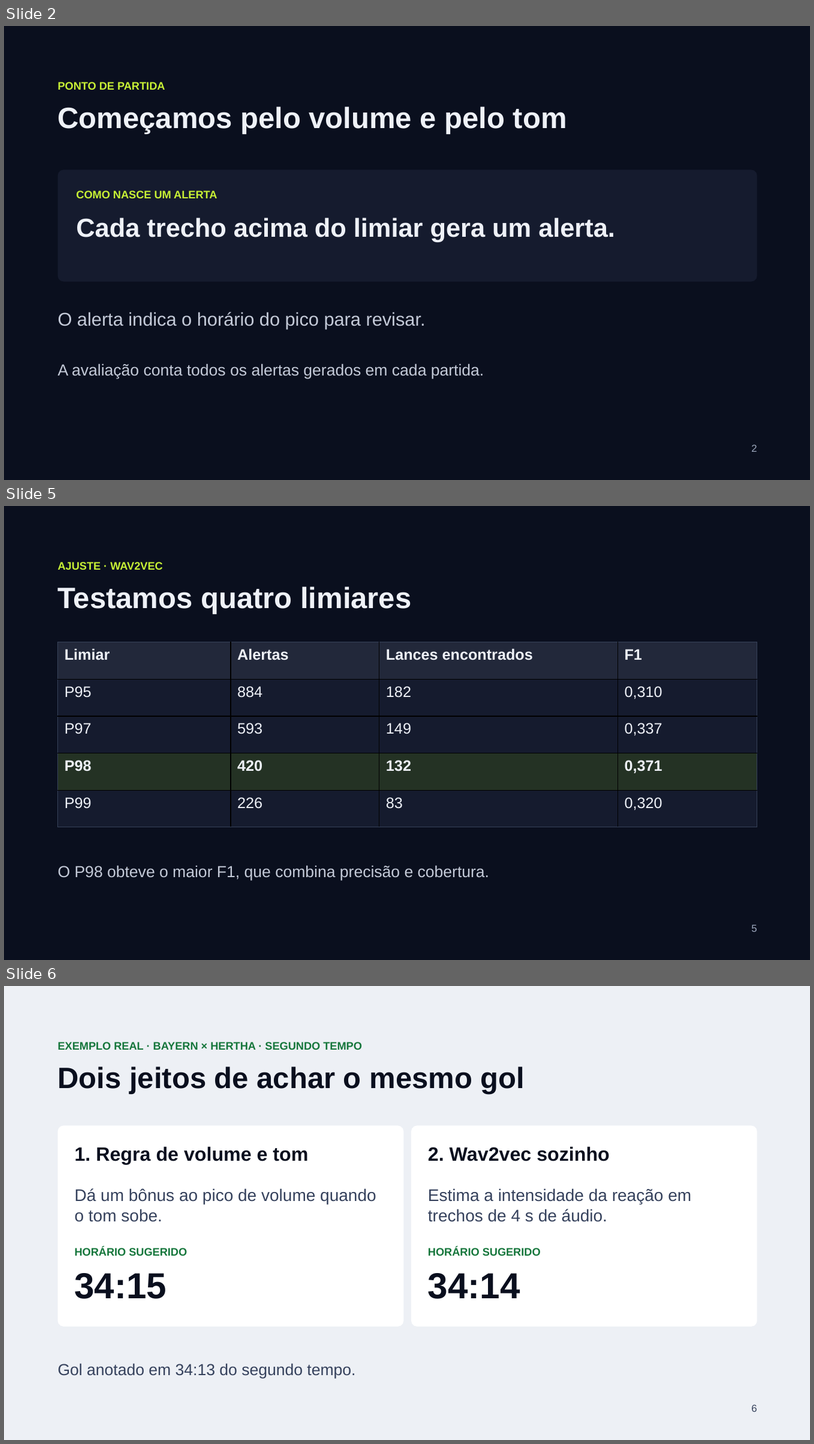
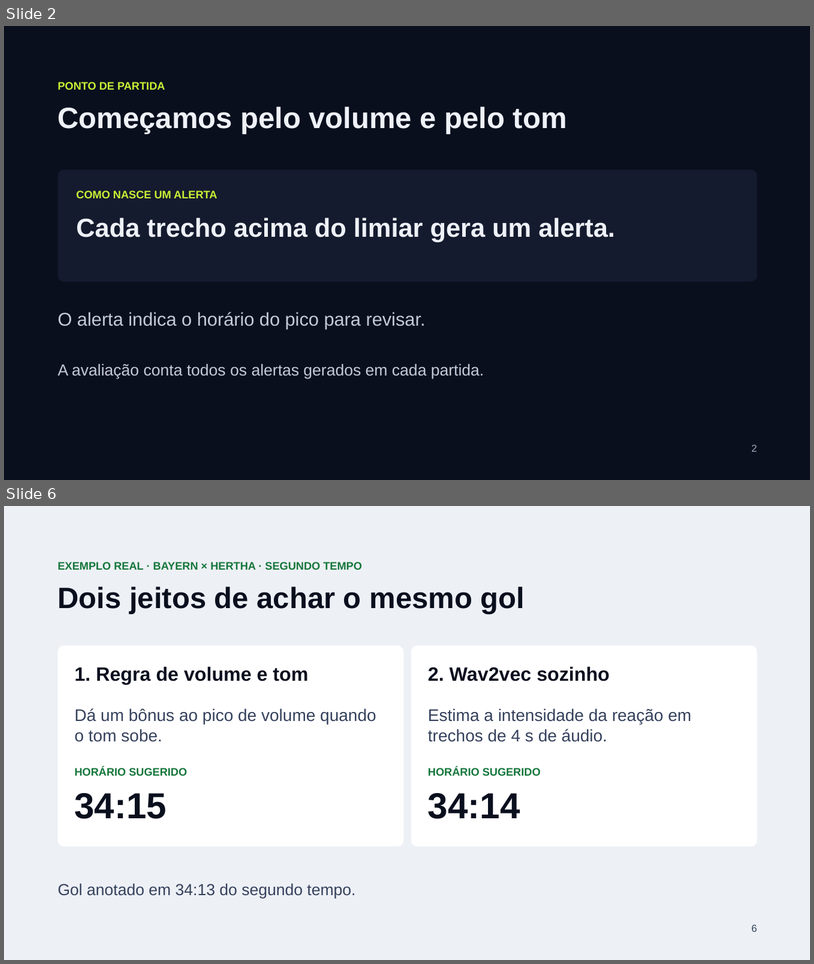
Before and after one commit to orlowf/PDSI-2026, a slide deck: slides/checkpoint-2/Signal-FC-Checkpoint-2.pptx. Shown one above the other, each under a label of ours: slides 2, 5 and 6 before the commit, slides 2 and 6 after it; the slides between them are not shown. The pictures are 814x1444 and 814x964 pixels, drawn with LibreOffice and Linux fonts; fonts in the diff are those of the drawing. Boxes give left, top, right and bottom in pixels: in the first picture for what was removed or moved away, otherwise in the second. Text is boxed around its words. In the diff, an @@ line names an element or a change of style, - is before the commit and + after.

```diff
--- a/slides/checkpoint-2/Signal-FC-Checkpoint-2.pptx
+++ b/slides/checkpoint-2/Signal-FC-Checkpoint-2.pptx
@@ slide 5 removed at box(4, 506, 810, 960), background #0A0F1E @@
@@ text removed at box(58, 562, 162, 570) @@
-AJUSTE · WAV2VEC
@@ text removed at box(58, 586, 411, 614) @@
-Testamos quatro limiares
@@ table removed at box(58, 642, 758, 827), 5 rows, 4 columns @@
-Limiar | Alertas | Lances encontrados | F1
-P95 | 884 | 182 | 0,310
-P97 | 593 | 149 | 0,337
-P98 | 420 | 132 | 0,371
-P99 | 226 | 83 | 0,320
@@ text removed at box(58, 865, 489, 880) @@
-O P98 obteve o maior F1, que combina precisão e cobertura.
@@ text removed at box(752, 924, 757, 931) @@
-5
```
Also in this commit, not shown: 3 slides changed, 3 slides added, 2 other slides removed, 17 other files.
